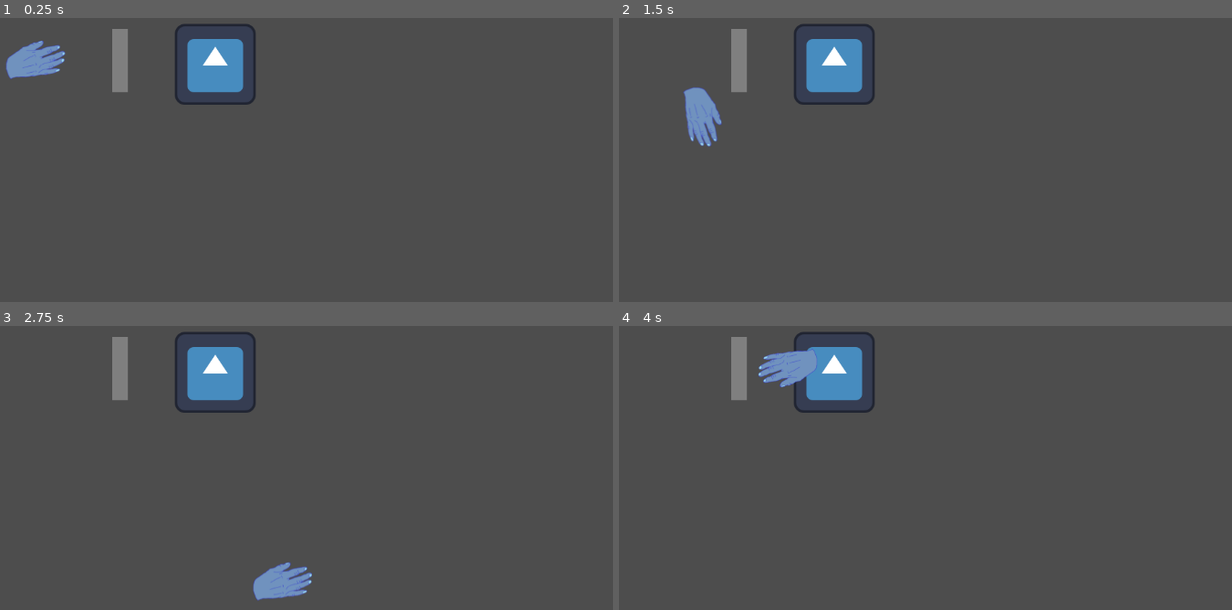
Above: before the commit, frames 1-4 (two rows, left to right).
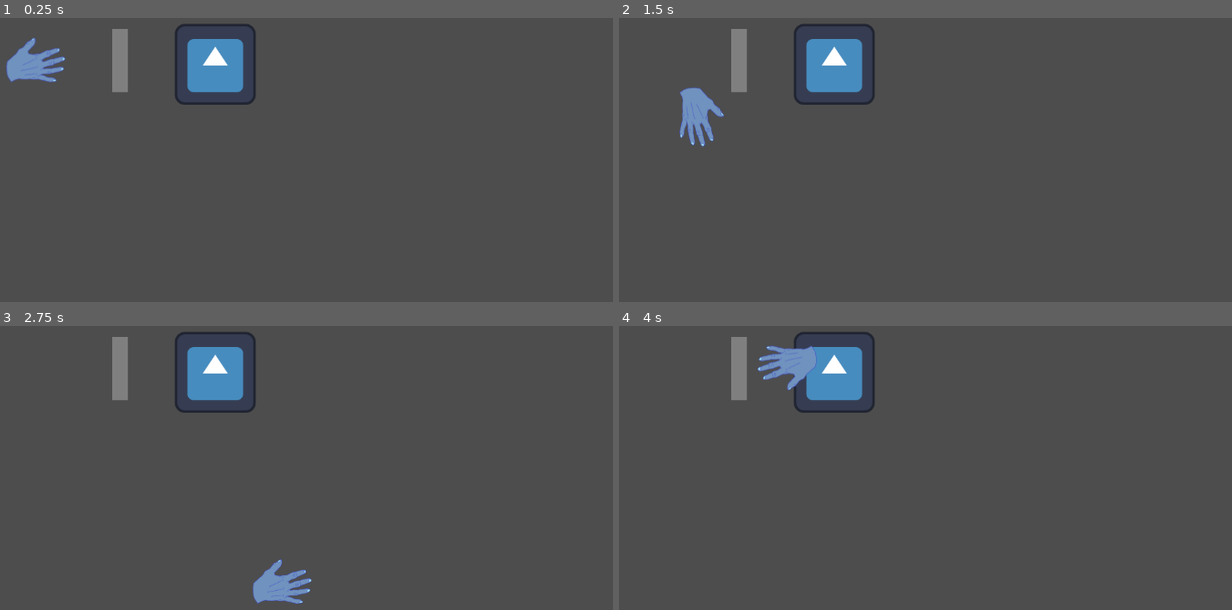
Above: after the commit, the same moments.

Repository: AustinSB/moving_hand_game
Game: Godot game, scene res://main.tscn
The game is run twice, just before and just after one commit, with the same random seed, the same clock (stepped at 60 frames per second) and the same inputs. The engine's default icon, where the game draws it, is replaced by a stand-in: a white triangle on a blue panel in a dark square.
Inputs:
- Up to frame 1 (0.25 s): no input
- Up to frame 2 (1.5 s): tap Enter at 0.5 s; hold D 0.53-1.28 s; tap Space at 1.25 s; hold S from 1.28 s (still down)
- Up to frame 3 (2.75 s): release S at 2.03 s; hold D from 2.03 s (still down)
- Up to frame 4 (4 s): release D at 2.78 s; hold W 2.78-3.53 s; hold A from 3.53 s (still down)

The runs differ from the first frame. In frame 1, 0.5% of the frame differs, in the area x 0-11%, y 6-23%; in frame 2, 0.5%, in the area x 9-18%, y 24-46%; in frame 3, 0.5%; in frame 4, 0.5%.

Commit message:
Change project name
Import fixed sprite for hand
Change default sprite for player

Diff:
--- a/Player Hand/player.tscn
+++ b/Player Hand/player.tscn
@@ -1,10 +1,10 @@
 [gd_scene load_steps=4 format=3 uid="uid://o268dgapyma8"]
 
-[ext_resource type="Texture2D" uid="uid://c3607t7skmckm" path="res://Player Hand/hand_idle_icon.png" id="1_4flbx"]
 [ext_resource type="Script" uid="uid://cbcs4d4lffyhr" path="res://Player Hand/player.gd" id="1_ckjtj"]
+[ext_resource type="Texture2D" uid="uid://3uyvrj0jr2yq" path="res://Player Hand/hand_move_icon.png" id="2_ckjtj"]
 
 [sub_resource type="RectangleShape2D" id="RectangleShape2D_v3rib"]
-size = Vector2(61, 93)
+size = Vector2(73, 95)
 
 [node name="Player" type="CharacterBody2D"]
 script = ExtResource("1_ckjtj")
@@ -15,4 +15,4 @@
 
 [node name="Sprite2D" type="Sprite2D" parent="."]
 rotation = 1.5708
-texture = ExtResource("1_4flbx")
+texture = ExtResource("2_ckjtj")
--- a/project.godot
+++ b/project.godot
@@ -10,7 +10,7 @@
 
 [application]
 
-config/name="Point and Click"
+config/name="Moving Hand Game"
 run/main_scene="uid://i0dvfun7gy7v"
 config/features=PackedStringArray("4.4", "Forward Plus")
 config/icon="res://icon.svg"
Binary file changed: Player Hand/hand_move_icon.png
Not shown, changed: Player Hand/hand_move_icon.png.import
